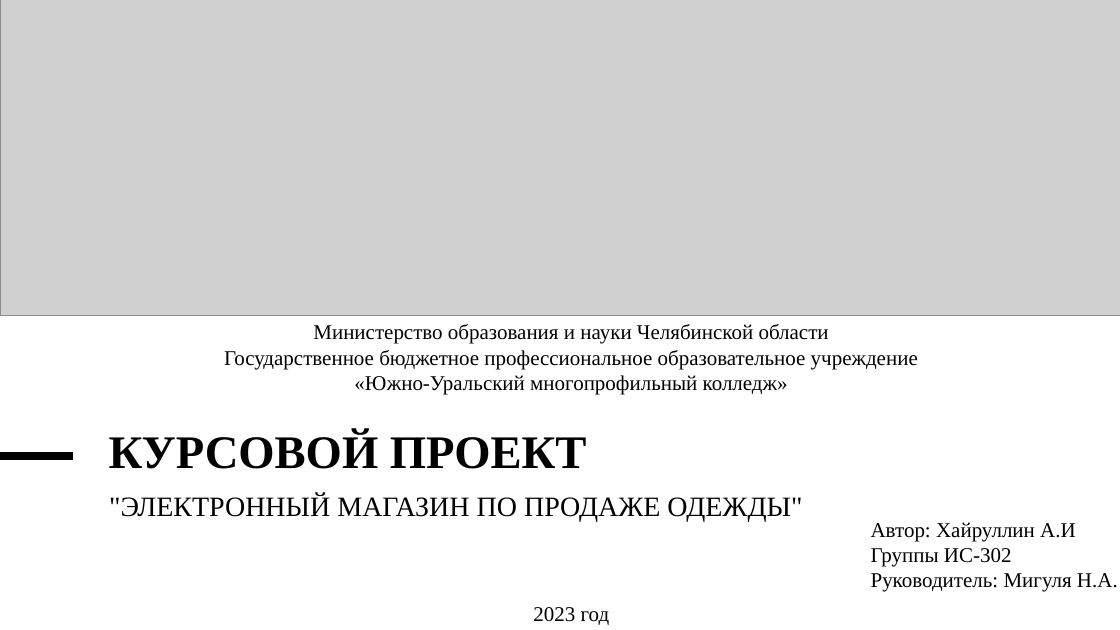
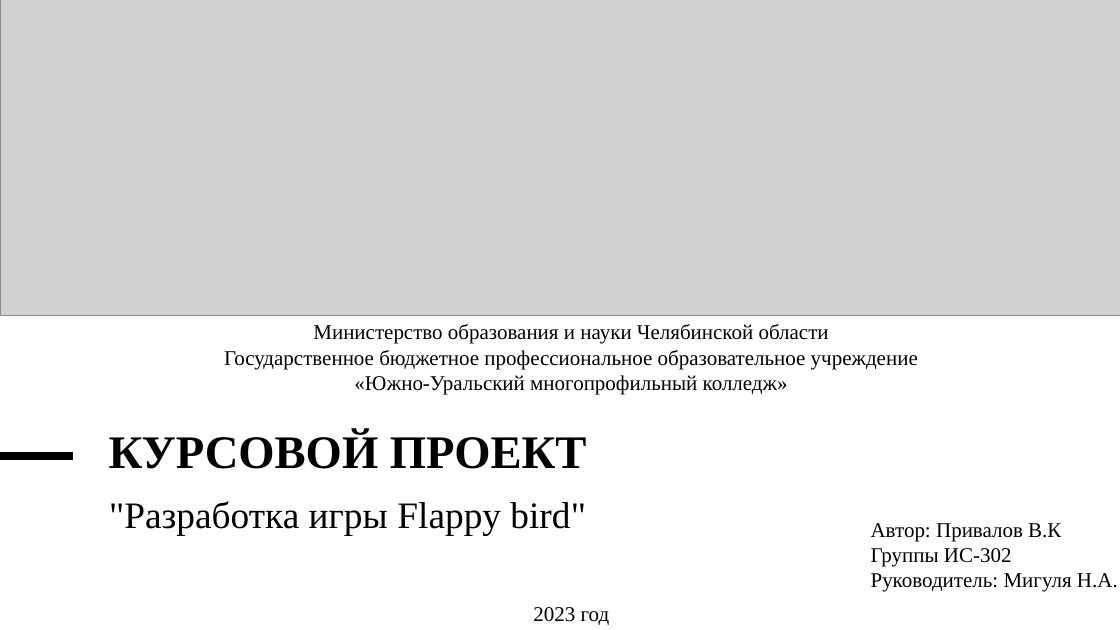
Before and after one commit to Readypablo/cursach_img_bd, a slide deck: slide 1 of Хайруллин Артур Ильнурович.pptx. Drawn at 1120x630 pixels with LibreOffice and Linux fonts; fonts in the diff are those of the drawing; grey boxes stand for pictures. Boxes give left, top, right and bottom in pixels: in the first picture for what was removed or moved away, otherwise in the second. Text is boxed around its words. In the diff, an @@ line names an element or a change of style, - is before the commit and + after.

```diff
--- a/Хайруллин Артур Ильнурович.pptx
+++ b/Хайруллин Артур Ильнурович.pptx
@@ subtitle at <box>109,501,586,535</box>: text changed; size 24 to 32 pt @@
-"ЭЛЕКТРОННЫЙ МАГАЗИН ПО ПРОДАЖЕ ОДЕЖДЫ"
+"Разработка игры Flappy bird"
@@ text at <box>871,523,1061,542</box>: text changed @@
-Автор: Хайруллин А.И
+Автор: Привалов В.К
```
